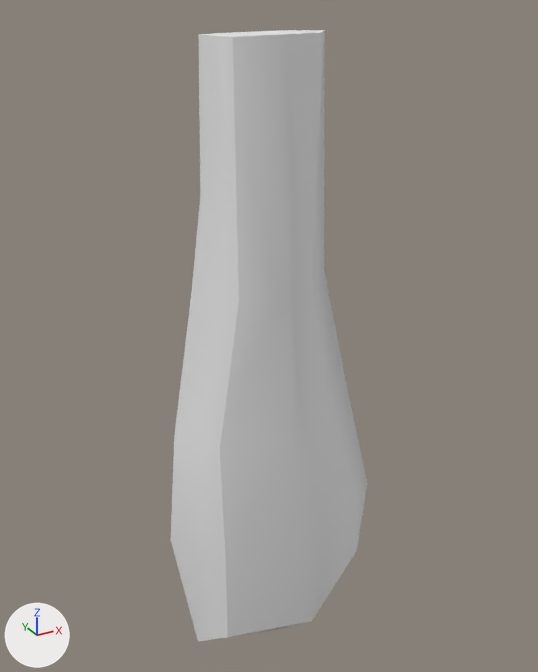
An edit to the OBJ model Assets/models/model_pillar_4.obj, drawn before and after from the same camera.
The view is the same before and after, from a 50 mm camera at (-9.16, -18.47, 16.64) aimed at (0.76, -0.42, 7.62). Lighting does not change. The marker at lower left points along +X, +Y and +Z. Where no turn or scale is listed for an object, it has been applied to the vertices.

Names of what the first picture shows: 'model_pillar_4'.
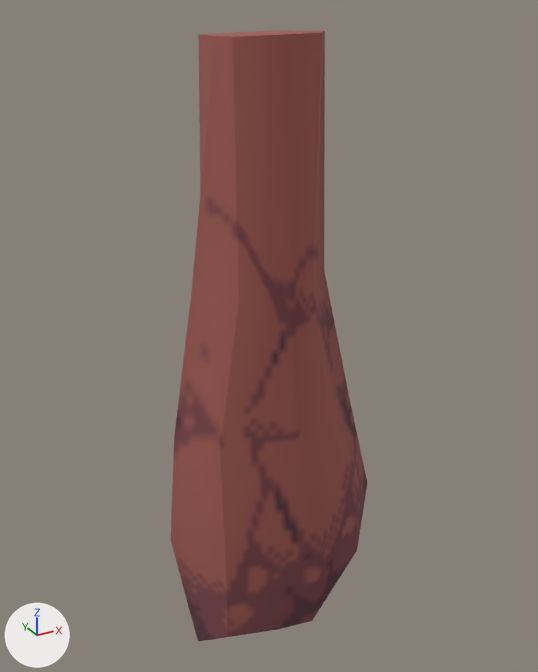
Location of each change, (x1, y1, x2, y2) in pixels of the pictures (538 x 672 px):
'model_pillar_4', recoloured (grey to brown): (170, 30, 367, 642) in both

Edits to the bpy script that builds the scene:
```text
Add img_tex_pillar_4_png:
    img_tex_pillar_4_png = load_image('tex_pillar_4.png', 'tex_pillar_4.png', 128, 128, 'sRGB')
Add mat_mtl_pillar_4:
    mat_mtl_pillar_4 = principled_material('mtl_pillar_4')
    mat_mtl_pillar_4.texture = img_tex_pillar_4_png
    mat_mtl_pillar_4.roughness = 1.0
Change me_model_pillar_4:
    where me_model_pillar_4.from_pydata(...)  # 42 vertices, 40 faces; spans x -3.0..3.7, y -3.8..2.3, z -3.0..16.1
    remove me_model_pillar_4.materials.append(mat_lambert7sg)  # white #e7e7e7
    add me_model_pillar_4.materials.append(mat_mtl_pillar_4)  # picture img_tex_pillar_4_png
```
